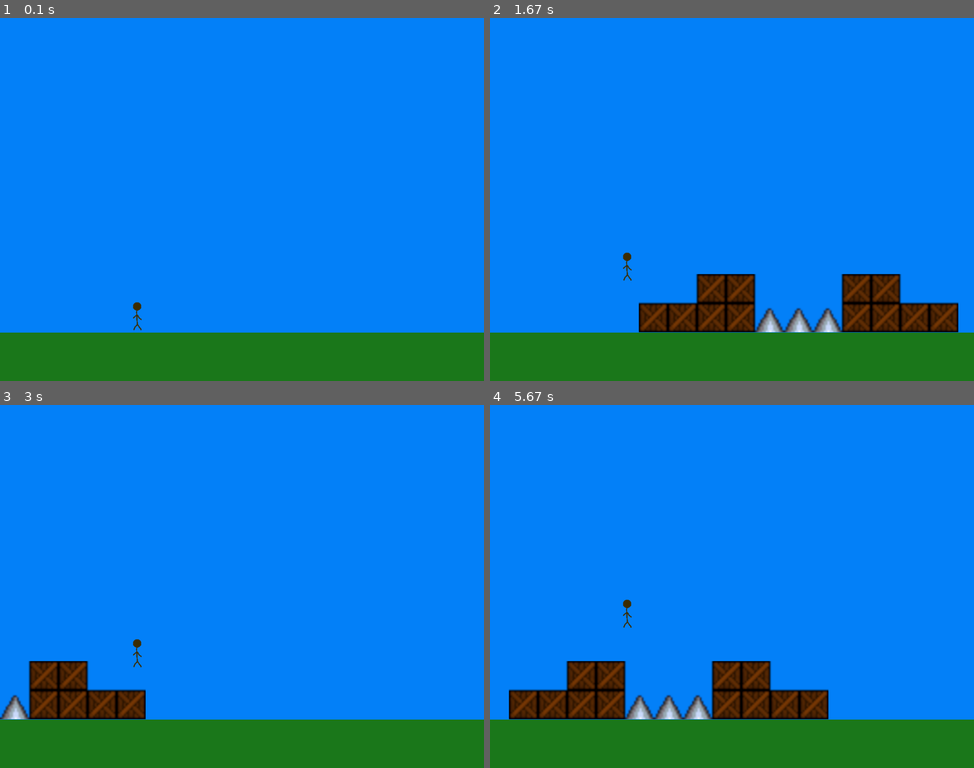
Above: before the commit, frames 1-4 (two rows, left to right).
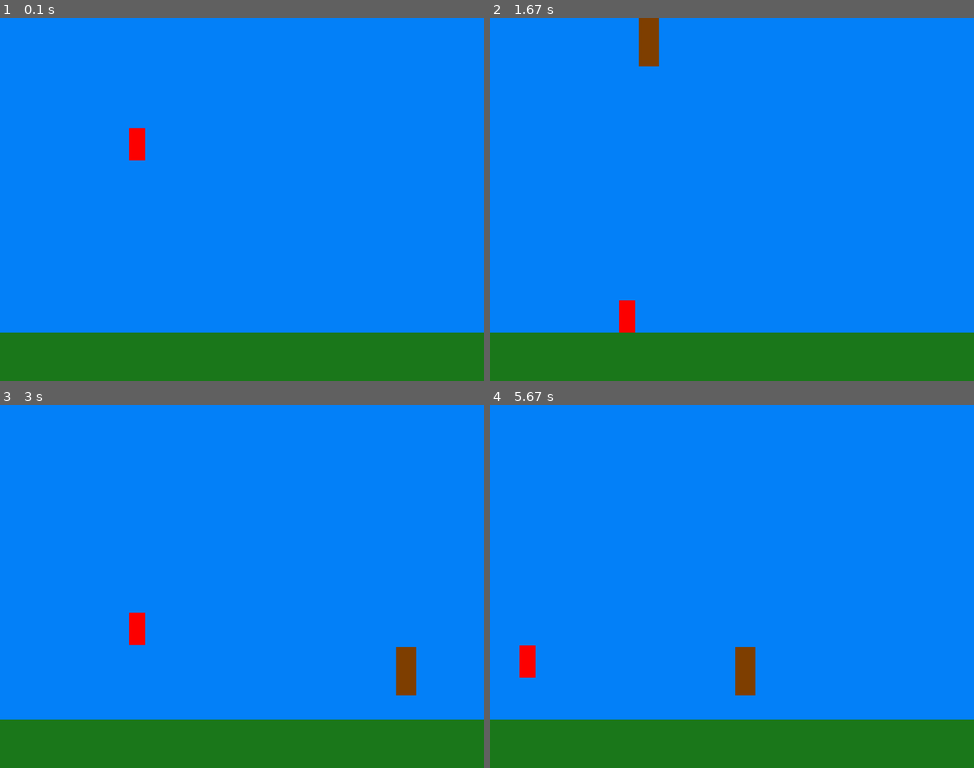
Above: after the commit, the same moments.

Repository: Jol-XD/Corre-Paco-Corre
Game: pygame game, started from proyecto/Juego (test-Joel).py
Two runs of this game, one before a commit and one after it. Both use one fixed random seed, a clock stepped at 60 frames per second and the inputs below.
Inputs:
- Up to frame 1 (0.1 s): no input
- Up to frame 2 (1.67 s): hold Up 0.33-0.8 s; hold Down 0.83-1.13 s; hold Up 1.17-1.53 s
- Up to frame 3 (3 s): hold Up 1.97-2.27 s; hold Down 2.3-2.6 s; hold Up from 2.63 s (still down)
- Up to frame 4 (5.67 s): release Up at 3 s; hold Down 3.03-3.4 s; hold Up 3.43-3.73 s; hold Down 3.77-4.07 s; hold Up 4.1-4.47 s; hold Down 4.5-4.87 s; hold Up 4.9-5.2 s; hold Down 5.23-5.53 s; hold Up from 5.57 s (still down)

The runs differ from the first frame. In frame 1, 0.4% of the frame differs, in the area x 26-30%, y 30-87%; in frame 2, 7.7%, in the area x 26-97%, y 0-87%; in frame 3, 4.2%; in frame 4, 7.3%.

Commit message:
el pasado te hace pensar

Diff:
--- a/proyecto/Juego (test-Joel).py
+++ b/proyecto/Juego (test-Joel).py
@@ -1,15 +1,15 @@
 import random
 import time
 import pygame
-import os
 
 clock = pygame.time.Clock()
-OFFSET = 10
+
 ROJO = (255, 0, 0)
 VERDE = (28, 121, 28)
 AZUL = (0, 0, 255)
 MARRON = (128, 64, 0)
 FONDO = (5, 130, 250)
+
 
 pygame.init()
 SCREEN_WIDTH = 1200
@@ -17,28 +17,16 @@
 pantalla = pygame.display.set_mode((SCREEN_WIDTH, SCREEN_HEIGHT))
 pygame.display.set_caption("¡Corre Paco corre!")
 
-# Carga la imagen del suelo original
-original_suelo_image = pygame.image.load(os.path.join("proyecto", "sprites", "cesped.png")).convert_alpha()
-
-# Redimensiona la imagen para que tenga el mismo ancho que la pantalla
-suelo_width = SCREEN_WIDTH
-suelo_height = int(original_suelo_image.get_height() * (suelo_width / original_suelo_image.get_width()))
-suelo_image = pygame.transform.scale(original_suelo_image, (suelo_width, suelo_height))
-# Define the player class
+#Define al jugador
 class Jugador(pygame.sprite.Sprite):
     def __init__(self, x, y, width, height, velocity_x, velocity_y):
         super().__init__()
-        original_image = pygame.image.load(os.path.join("proyecto", "sprites", "pibe_palo.png")).convert_alpha()
-        self.image = pygame.transform.scale(original_image, (width, height))
-        self.rect = self.image.get_rect()
-        self.rect.x = x
-        self.rect.y = y
+        self.rect = pygame.Rect(x, y, width, height)
         self.velocity = [velocity_x, velocity_y]
         self.is_jumping = False
         self.is_agachado = False
         self.gravity = 1.1
         self.jump_strength = -20
-        self.mask = pygame.mask.from_surface(self.image)
 
     def update(self):
         self.rect.x += self.velocity[0]
@@ -78,43 +66,39 @@
             self.rect.height = 80
             self.rect.y -= 0
 
+
     def draw(self, surface):
-        surface.blit(self.image, self.rect)
+        pygame.draw.rect(surface, ROJO, self.rect)
 
-class Structure(pygame.sprite.Sprite):
-    def __init__(self, x, y, width, height, velocity):
+class Estructura(pygame.sprite.Sprite):
+    def __init__(self, x, width, height, velocity):
         super().__init__()
-        self.image = pygame.image.load(os.path.join("proyecto", "sprites", "structuras", "structure1(big).png")).convert_alpha()
-        self.rect = self.image.get_rect()
-        self.rect.x = x
-        self.rect.y = y + self.get_height()
+        self.rect = pygame.Rect(x, 0, width, height)
         self.velocity = velocity
-        self.mask = pygame.mask.from_surface(self.image)
-
-    def get_height(self):
-        return self.rect.height
 
     def update(self):
         self.rect.x -= self.velocity
         if self.rect.right < 0:
             self.rect.x = SCREEN_WIDTH + 200
+            stucture_sel = random.randint(1, 2)
+            if stucture_sel==1:
+                self.rect.y = SCREEN_HEIGHT - self.rect.height - 100
+            elif stucture_sel==2:
+                self.rect.y = 720 - self.rect.height
             self.velocity += 1
 
 
-
-jugador = Jugador(320, 700, 40, 80, 0, 0)
-# Agrégala al grupo de sprites
-todos_los_sprites = pygame.sprite.Group()
+jugador = Jugador(320, 240, 40, 80, 0, 0)
 
 estructuras = pygame.sprite.Group()
 
 for _ in range(1):
-    nueva_estructura = Structure(random.randint(SCREEN_WIDTH, SCREEN_WIDTH + 200), 0, 50, 120, 10)
-    nueva_estructura.rect.y = SCREEN_HEIGHT - nueva_estructura.get_height() - 121
+    nueva_estructura = Estructura(random.randint(SCREEN_WIDTH, SCREEN_WIDTH + 200), 50, 120, 10)
     estructuras.add(nueva_estructura)
 
 run = True
 perder = False
+
 
 while run:
     for event in pygame.event.get():
@@ -122,39 +106,29 @@
             run = False
 
         if event.type == pygame.KEYDOWN:
+             #Si pulsas la flecha arriba sasltas
             if event.key == pygame.K_UP:
                 jugador.salto()
                 print("salto")
-            if event.key == pygame.K_DOWN and not jugador.is_jumping:
+            #Si pulsas la flecha abajo te agachas
+            if event.key == pygame.K_DOWN:
                 jugador.agacharse()
                 print("agachado")
 
+        #Si sueltas la flecha abajo te levantas
         if event.type == pygame.KEYUP:
             if event.key == pygame.K_DOWN:
                 jugador.levantarse()
                 print("levantado")
 
-    choque = pygame.sprite.spritecollide(jugador, estructuras, False, pygame.sprite.collide_mask)
+    choque = pygame.sprite.spritecollide(jugador, estructuras, False)
     if choque:
-        lowest_collision_y = max([estructura.rect.top for estructura in choque])
-
-        if jugador.rect.bottom <= lowest_collision_y + OFFSET:
-            if jugador.velocity[1] > 0:
-                jugador.rect.bottom = lowest_collision_y + OFFSET
-                jugador.velocity[1] = 0
-            jugador.is_jumping = False
-        else:
-            # Si el jugador está descendiendo, dejarlo atravesar la plataforma
-            if jugador.velocity[1] > 0:
-                jugador.is_jumping = True
-                jugador.rect.y = lowest_collision_y - jugador.rect.height
-            else:
-                # Si el jugador está subiendo, detenerlo
-                jugador.rect.y = lowest_collision_y + 1
-                jugador.velocity[1] = 0
+        estructura_colisionada = choque[0]  # Obtén la primera estructura con la que ha colisionado
+        if jugador.rect.right > estructura_colisionada.rect.left:
+            jugador.rect.right = estructura_colisionada.rect.left
 
     if jugador.rect.right < 0:
-        run = False
+        run=False
 
     jugador.update()
     estructuras.update()
@@ -162,16 +136,15 @@
     pantalla.fill(FONDO)
 
     for estructura in estructuras:
-        pantalla.blit(estructura.image, estructura.rect)
+        pygame.draw.rect(pantalla, MARRON, estructura.rect)
 
     jugador.draw(pantalla)
 
-    pygame.draw.rect(pantalla, VERDE, pygame.Rect(0, 780, 1200, 121))
+    pygame.draw.rect(pantalla, VERDE, pygame.Rect(0, 780, 1200, 500))
 
-    todos_los_sprites.draw(pantalla)
+    pygame.display.flip()  # Actualizar la pantalla
+    clock.tick(60)  # Limitar los FPS a 60
 
-
-    pygame.display.flip()
-    clock.tick(60)
+    pygame.display.update()
 
 pygame.quit()
